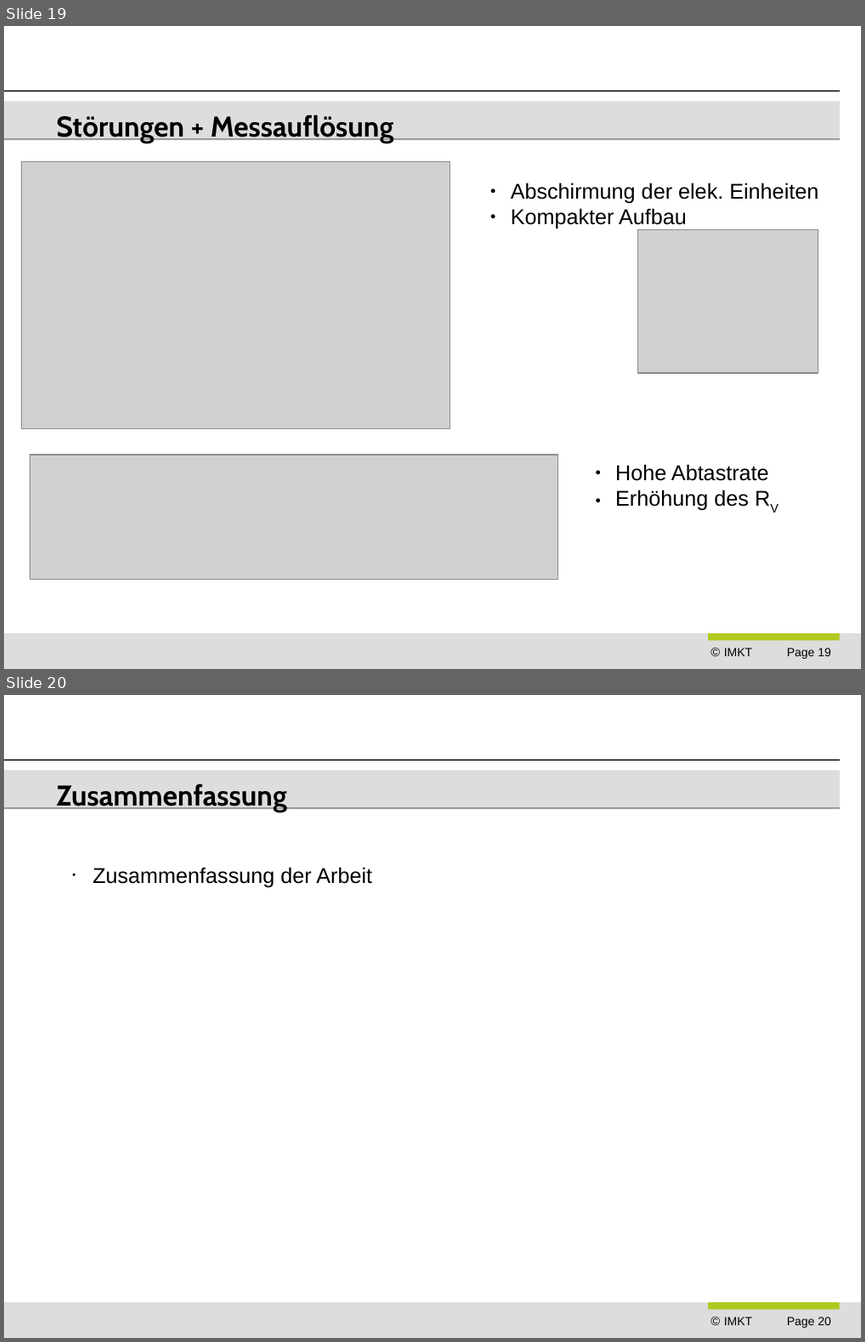
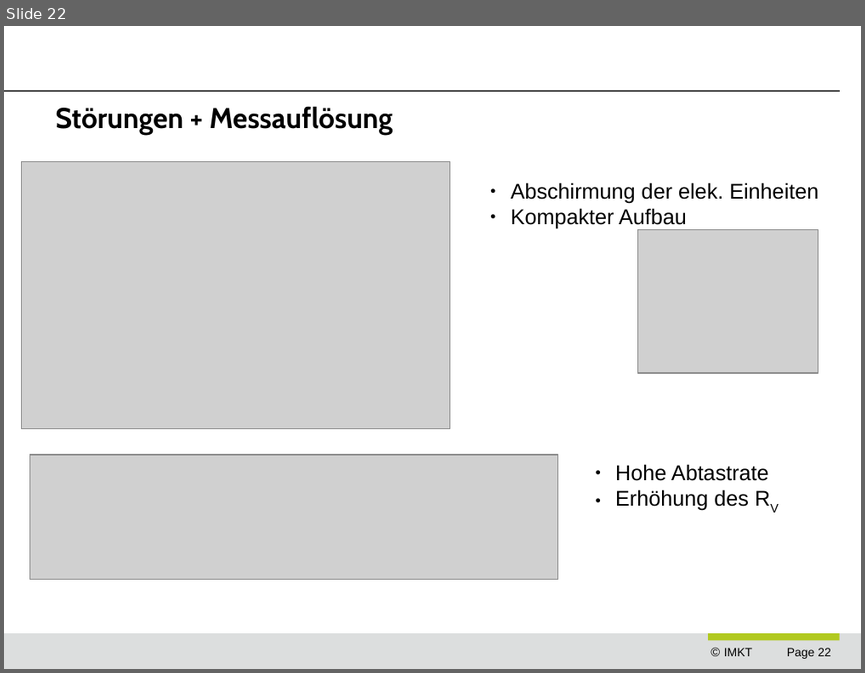
Before and after one commit to ngocminhdao88/dao_masterarbeit, a slide deck: presentations/dao_end_prezi.odp. Shown one above the other, each under a label of ours: slides 19 and 20 before the commit, slide 22 after it. The pictures are 865x1342 and 865x673 pixels, drawn with LibreOffice and Linux fonts; fonts in the diff are those of the drawing; grey boxes stand for pictures; background and template pictures are left out. Boxes give left, top, right and bottom in pixels: in the first picture for what was removed or moved away, otherwise in the second. Text is boxed around its words. In the diff, an @@ line names an element or a change of style, - is before the commit and + after.

```diff
--- a/presentations/dao_end_prezi.odp
+++ b/presentations/dao_end_prezi.odp
@@ slide 20 removed at <box>4,695,861,1338</box>, background #FFFFFF; not listed: 7 template elements that a slide beside it also shows @@
@@ title removed at <box>57,783,287,812</box> @@
-Zusammenfassung
@@ text removed at <box>92,867,372,888</box> @@
-• Zusammenfassung der Arbeit
@@ what was slide 19 is now slide 22 @@
@@ slide 22 changed as well @@
@@ rounded rectangle removed at <box>4,102,840,138</box> @@
@@ title "Störungen + Messauflösung": place and size @@
-title "Störungen + Messauflösung" at <box>57,114,394,143</box>
+title "Störungen + Messauflösung" at <box>56,106,393,135</box>
@@ page number at <box>787,647,831,658</box>: text changed @@
-Page 19
+Page 22
```
Also in this commit, not shown: 17 other slides changed, 4 slides added, 1 other slide removed, 3 other files.
